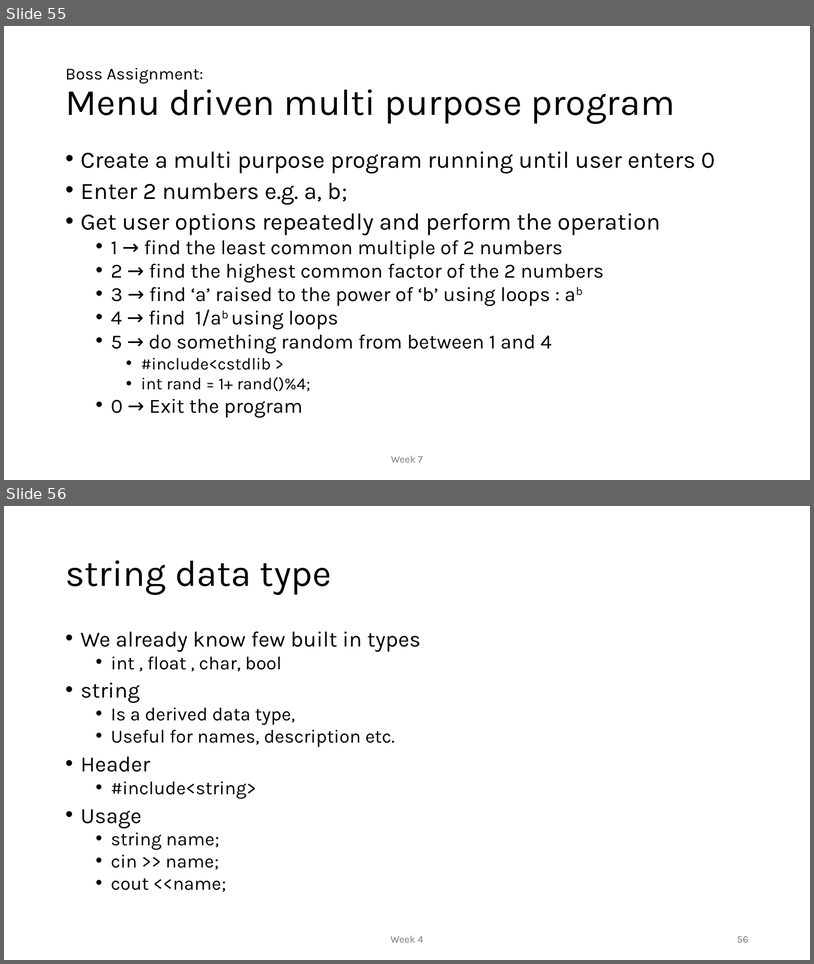
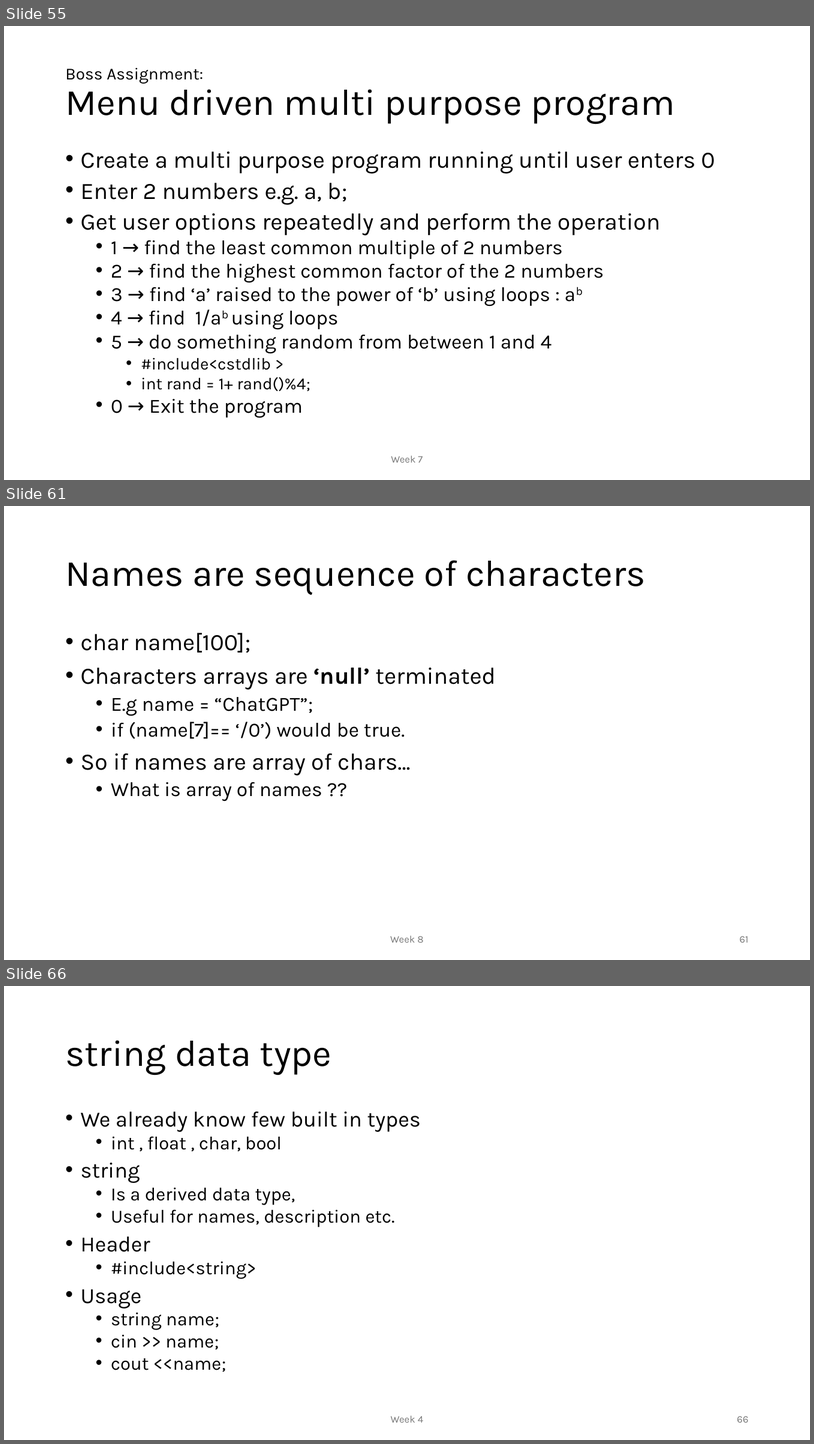
Before and after one commit to MoklaEducation/ems_fall_2025_cpp101, a slide deck: all/Intro to Programming_all.pptx. Shown one above the other, each under a label of ours: slides 55 and 56 before the commit, slides 55, 61 and 66 after it; the slides between them are not shown. The pictures are 814x964 and 814x1444 pixels, drawn with LibreOffice and Linux fonts; fonts in the diff are those of the drawing. Boxes give left, top, right and bottom in pixels: in the first picture for what was removed or moved away, otherwise in the second. Text is boxed around its words. In the diff, an @@ line names an element or a change of style, - is before the commit and + after.

Commit message:
Week 8

```diff
--- a/all/Intro to Programming_all.pptx
+++ b/all/Intro to Programming_all.pptx
@@ slide 61 added at [4, 506, 810, 960], background #FFFFFF @@
@@ title added at [65, 560, 646, 595], 44 pt, text #000000 @@
+Names are sequence of characters
@@ text added at [81, 633, 495, 801], 28 pt, text #000000 @@
+• char name[100];
+• Characters arrays are ‘null’ terminated
+  • E.g name = “ChatGPT”;
+  • if (name[7]== ‘/0’) would be true.
+• So if names are array of chars…
+  • What is array of names ??
@@ text added at [390, 935, 423, 942], 12 pt, text #797979 @@
+Week 8
@@ page number added at [740, 936, 749, 942], 12 pt, text #797979 @@
+61
@@ what was slide 56 is now slide 66 @@
@@ page number at [737, 1416, 749, 1422]: text changed @@
-56
+66
```
Also in this commit, not shown: 9 other slides added, 1 other file.
